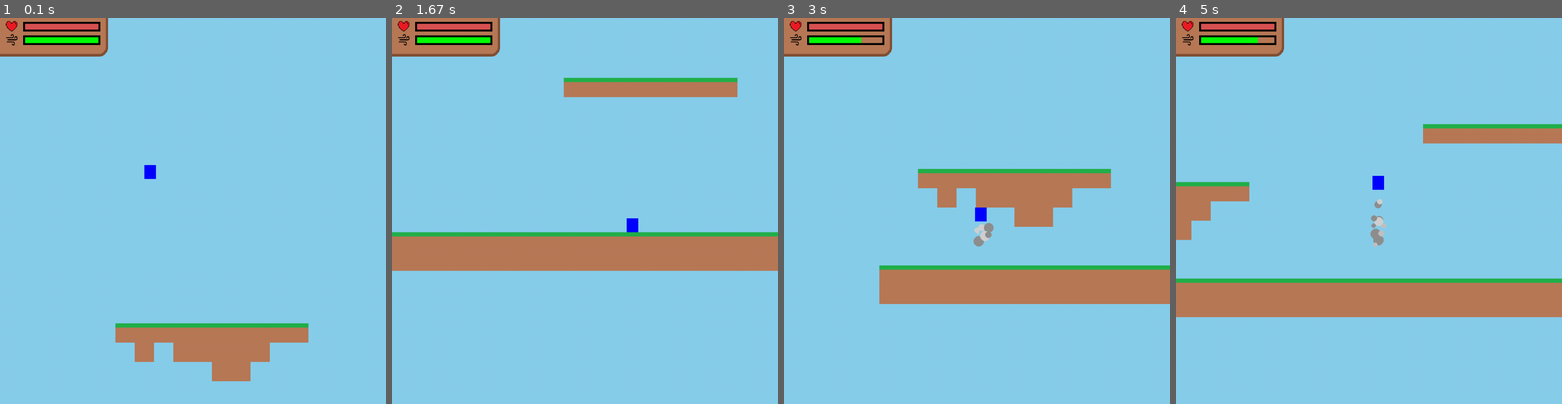
Above: before the commit, frames 1-4 (left to right).
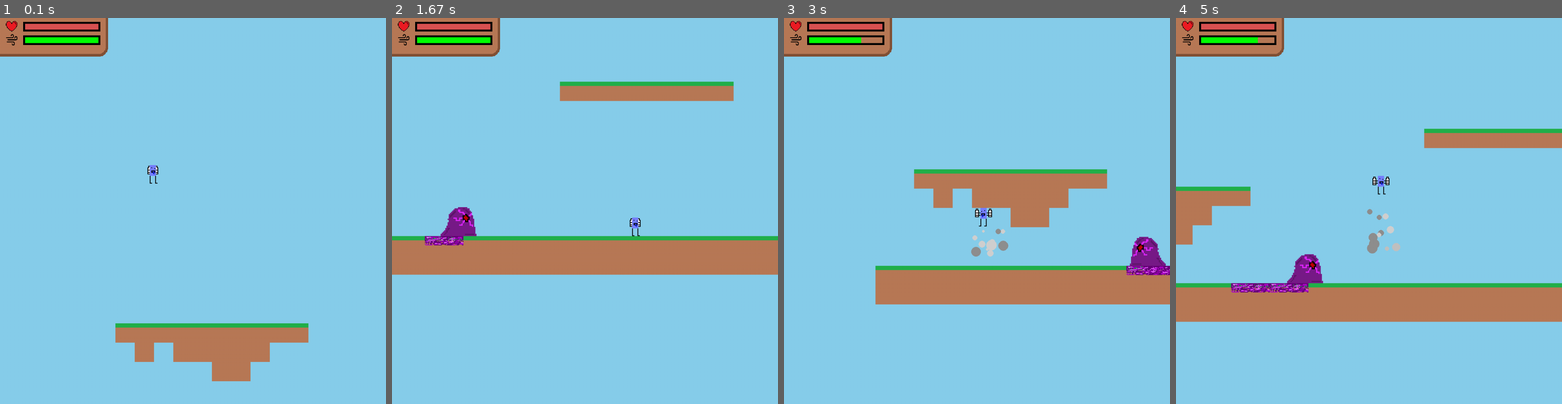
Above: after the commit, the same moments.

Repository: isaacchacko/take_flight
Game: pygame game, started from pygame_from_template.py
Two runs of this game, one before a commit and one after it. Both use one fixed random seed, a clock stepped at 60 frames per second and the inputs below.
Inputs:
- Up to frame 1 (0.1 s): no input
- Up to frame 2 (1.67 s): hold D 0.33-0.8 s; hold W 0.83-1.13 s; hold D 1.17-1.63 s
- Up to frame 3 (3 s): hold A 1.67-2.2 s; hold A 2.23-2.63 s; hold W from 2.67 s (still down)
- Up to frame 4 (5 s): release W at 3.03 s; hold D 3.07-3.7 s; hold A 3.73-4.2 s; hold D 4.23-4.7 s; hold W from 4.73 s (still down)

The runs differ from the first frame. In frame 1, 0.1% of the frame differs, in the area x 37-41%, y 38-43%; in frame 2, 5.6%; in frame 3, 2.4%; in frame 4, 7.1%, in the area x 0-100%, y 27-79%.

Commit message:
added slug, new player designs

Diff:
--- a/pygame_template.py
+++ b/pygame_template.py
@@ -1,12 +1,101 @@
 import pygame, os, sys, random
 
+class Slug_Juice():
+	def __init__(self, pos):
+		self.rect = pygame.Rect(pos[0], pos[1], 50, 24)
+		self.img = pygame.image.load('slugged_floor.png')
+		self.lifetime = 0
+
 class Enemy():
-	def __init__(self, rect, damage = None):
+	def __init__(self, rect, filename, img_size, speed, health, damage = None, vel = [0,0]):
 		self.rect = pygame.Rect(rect)
-		if damage != None:
-			self.dmg = damage
-		else:
-			self.dmg = 1
+		self.health = health
+		self.dmg = damage if damage != None else 1 # if player collides with the enemy, they take slight damage (1 dmg), intended for ranged targets
+		self.vel = [0,0]
+		self.abs_loc = 'air'
+		self.img = pygame.transform.scale(pygame.image.load(filename), (img_size))
+		self.orientation = 'R'
+		self.speed = speed
+		self.collided_floor = []
+	def physics(self, terrain_hitboxes):
+		self.collided_floor = []
+		# GRAVITY --------------------------------------
+		if self.abs_loc != 'ground':
+			self.vel[1] += 2
+
+		# COLLISION ----------------------------------
+		def find_collided_terrain(terrain_hitboxes): # function to return the specific terrain that the player collided with
+			collided_terrain = []
+			for terrain in terrain_hitboxes:
+				if self.rect.colliderect(terrain):
+					collided_terrain.append(terrain)
+			return collided_terrain
+
+		self.collisions = {'top':False, # reset the collisions
+						  'bottom':False,
+						  'left':False,
+						  'right':False,
+						  'elevator':False}
+
+		self.rect.x += self.vel[0] # move the player on the x-axis
+
+		collided_terrain = find_collided_terrain(terrain_hitboxes) # pull the collided terrain
+
+		for tile in collided_terrain:
+			if self.vel[0] > 0:
+				self.rect.right = tile.left
+				self.collisions['right'] = True
+			elif self.vel[0] < 0:
+				self.rect.left = tile.right
+				self.collisions['left'] = True
+
+		self.rect.y += self.vel[1] # move the player on the y-axis
+
+		collided_terrain = find_collided_terrain(terrain_hitboxes) # pull the collided terrain
+
+		for tile in collided_terrain:
+			if self.vel[1] > 0:
+				self.rect.bottom = tile.top
+				self.collisions['bottom'] = True
+				self.collided_floor.append(tile)
+				self.vel[1] = 0
+			elif self.vel[1] < 0:
+				self.rect.top = tile.bottom
+				self.collisions['top'] = True
+
+		if self.collisions['bottom']:
+			self.abs_loc = 'ground'
+		else:
+			self.abs_loc = 'air'
+
+		# ORIENTATION --------------------------------------------------
+		self.orientation = 'R' if self.vel[0] > 0 else 'L' if self.vel[0] < 0 else self.orientation
+
+	def orientatedImg(self):
+		if self.orientation == 'R':
+			return self.img
+		else:
+			return pygame.transform.flip(self.img, True, False)
+
+class Slug(Enemy):
+	def __init__(self, pos):
+		self.img_width, self.img_height = 31, 25
+		self.blit_width, self.blit_height = self.img_width * 3, self.img_height * 3
+		self.slugged_floors = []
+		super().__init__(health = 2, rect = (pos[0], pos[1], self.blit_width, self.blit_height), damage = 3, speed = 2, filename = 'slug.png', img_size = (31*3, 25*3))
+	def pathfind(self, player_rect, terrain_hitboxes):
+		slug_middle = int(self.rect.x + self.rect.width/2)
+		player_middle = int(player_rect.x + player_rect.width/2)
+		player_left = player_rect.left
+		player_right = player_rect.right
+		if player_right < slug_middle:
+			self.vel[0] = -self.speed
+		elif player_left > slug_middle:
+			self.vel[0] = self.speed
+		else:
+			self.vel[0] = 0
+		self.physics(terrain_hitboxes)
+
 class Particle():
 	def __init__(self, color, rect):
 		self.rect = pygame.Rect(rect)
@@ -14,6 +103,7 @@
 		self.color = color
 		self.lifetime = 0
 		self.vel = [0,1]
+		self.canDamage = True
 	def moveToAir(self, terrain_hitboxes):
 		# COLLISION ----------------------------------
 		def find_collided_terrain(terrain_hitboxes): # function to return the specific terrain that the player collided with
@@ -98,13 +188,16 @@
 
 class Player():
 	def __init__(self):
-		self.rect = pygame.Rect(175,-20,30,36)
+		self.rect = pygame.Rect(175,-20,22*2,24*2)
 		self.vel = [0,0]
 		self.abs_loc = 'air'
 		self.max = {'air': [[-20,20],[-10,30]], 'ground': [[-10,10],[-10,30]]}
-
+		self.orientation = 'R'
+
+		self.idle_img = pygame.transform.scale(pygame.image.load('player.png'), (22*2, 24*2))
 		self.boost = Action()
 		self.boost.glyph = pygame.transform.scale(pygame.image.load('wind_glyph.png'), (30,30))
+		self.boost.img = pygame.transform.scale(pygame.image.load('player_boost.png'), (22*2, 24*2))
 		self.boost.ing = False
 		self.boost.charge = 100
 		self.boost.charge_rate = 4
@@ -117,34 +210,27 @@
 		self.health.max = 10
 		self.health.now = 10
 		self.health.meter = Meter((60, 10), actual_meter_color = (217, 82, 82))
+
+	def orientatedImg(self, img):
+		if self.orientation == 'R':
+			return img
+		else:
+			return pygame.transform.flip(img, True, False)
 	def createBoostParticle(self, keys):
-		top = None
-		if 'w' in keys and len(keys) == 1:
-			top = self.rect.bottom
-			bottom = self.rect.bottom + 50
-			left = self.rect.left - 10
-			right = self.rect.right
-		if 'w' in keys and 'a' in keys and len(keys) == 2:
-			top = self.rect.bottom
-			bottom = self.rect.bottom + 50
-			left = self.rect.left - self.rect.width - 10
-			right = self.rect.left
-		if 'w' in keys and 'd' in keys and len(keys) == 2:
-			top = self.rect.bottom
-			bottom = self.rect.bottom + 50
-			left = self.rect.right - 10
-			right = self.rect.right + self.rect.width
+		top = self.rect.bottom
+		bottom = self.rect.bottom + 70
+		left = self.rect.left - 25
+		right = self.rect.right + 25
 		widthheight = random.randint(5,30)
 
-		if top != None:
-			self.boost.particles.append(Particle(random.choice(self.boost.particle_colors),
-					     						 (random.randint(left, right),
-												 random.randint(top, bottom),
-												 widthheight,
-												 widthheight)))
+		self.boost.particles.append(Particle(random.choice(self.boost.particle_colors),
+					     					(random.randint(left, right),
+											 random.randint(top, bottom),
+										     widthheight,
+											 widthheight)))
 
 	def physics(self, keys, terrain_hitboxes):
-		if self.boost.ing and len(self.boost.particles) < 40:
+		if self.boost.ing and len(self.boost.particles) < 80:
 			self.createBoostParticle(keys)
 		for particle in self.boost.particles:
 			particle.moveToAir(terrain_hitboxes)
@@ -230,6 +316,8 @@
 		else:
 			self.abs_loc = 'air'
 
+		# ORIENTATION --------------------------------------------------
+		self.orientation = 'R' if self.vel[0] > 0 else 'L' if self.vel[0] < 0 else self.orientation
 class Game():
 	def __init__(self, size = (1000,1000),
 					   title = 'Unnamed Platformer',
@@ -248,9 +336,12 @@
 		self.keys = []
 		self.true_scroll = [0,0]
 		self.scroll = [0,0]
+		self.enemies = []
+		self.enemies.append(Slug((random.randint(0,1000), 0)))
 	def mainloop(self):
-		print(f'Health Bar Width: ({self.player.health.meter.meter.width}) because {self.player.health.now} * 20 is {self.player.health.meter.meter.width}')
-
+		# print(f'Health Bar Width: ({self.player.health.meter.meter.width}) because {self.player.health.now} * 20 is {self.player.health.meter.meter.width}')
+		if len(self.enemies) == 0:
+			self.enemies.append(Slug((random.randint(0,1000), 0)))
 		for event in pygame.event.get(): # event loop
 			if event.type == pygame.QUIT:
 				pygame.quit()
@@ -284,6 +375,9 @@
 		pygame.time.delay(self.tick)
 
 	def blit(self):
+		def death_plain_check(y):
+			return True if y >= 1500 else False
+
 		# BG ---------------------------------------------------------
 		self.win.actual.blit(self.win.bg, (0,0))
 
@@ -304,19 +398,59 @@
 				x += 1 # increase x and y each row/column
 			y += 1
 
+		# ENEMIES -----------------------------------------------------
+		for enemy in self.enemies:
+			if enemy.health <= 0 or death_plain_check(enemy.rect.y):
+				self.enemies.remove(enemy)
+			else:
+				enemy.pathfind(self.player.rect, self.win.terrain_collision_rects)
+				self.win.actual.blit(enemy.orientatedImg(), (enemy.rect.x - self.scroll[0], enemy.rect.y - self.scroll[1]))
+
+			# SLUGGED FLOOR LOGIC
+			if type(enemy) == Slug:
+				# ADD NEW SLUGGED FLOOR BASED ON WHERE THE SLUG WALKED, DON'T ADD IF FLOOR ALREADY IN LIST
+				for tile in enemy.collided_floor:
+					already_a_slugged_floor_there = False
+					for slugged_floor in enemy.slugged_floors:
+						if tile.x == slugged_floor.rect.x:
+							already_a_slugged_floor_there = True
+					if not already_a_slugged_floor_there:
+						enemy.slugged_floors.append(Slug_Juice((tile.x, tile.y)))
+
+
+				for slugged_floor in enemy.slugged_floors:
+					# INCREASE SLUGGED FLOOR LIFETIME, KILL IF NECESSARY
+					slugged_floor.lifetime += 1
+					if slugged_floor.lifetime > 80:
+						print('dead')
+						print(len(enemy.slugged_floors))
+						enemy.slugged_floors.remove(slugged_floor)
+						print(len(enemy.slugged_floors))
+
+					# BLIT SLUGGED FLOORS
+					self.win.actual.blit(slugged_floor.img, (slugged_floor.rect.x - self.scroll[0], slugged_floor.rect.y - self.scroll[1]))
+
 		# PLAYER -------------------------------------------------------
 		self.player.physics(self.keys, self.win.terrain_collision_rects)
-		pygame.draw.rect(self.win.actual, # draw location
-						 (0,0,255), # color (blue)
-						 (self.player.rect.x - self.scroll[0], # rect, x
-						  self.player.rect.y - self.scroll[1], # y
-						  self.player.rect.width, # width
-						  self.player.rect.height)) # height
+		if self.player.boost.ing:
+			self.win.actual.blit(self.player.orientatedImg(self.player.boost.img), (self.player.rect.x - self.scroll[0], self.player.rect.y - self.scroll[1]))
+		else:
+			self.win.actual.blit(self.player.orientatedImg(self.player.idle_img), (self.player.rect.x - self.scroll[0], self.player.rect.y - self.scroll[1]))
+		# pygame.draw.rect(self.win.actual, # draw location
+		# 				 (0,0,255), # color (blue)
+		# 				 (self.player.rect.x - self.scroll[0], # rect, x
+		# 				  self.player.rect.y - self.scroll[1], # y
+		# 				  self.player.rect.width, # width
+		# 				  self.player.rect.height)) # height
 
 		# BOOST PARTICLES ----------------------------------------------
 		for particle in self.player.boost.particles:
 			pygame.draw.ellipse(self.win.actual, particle.color, (particle.rect.x - self.scroll[0], particle.rect.y - self.scroll[1], particle.rect.width, particle.rect.height))
-
+			if particle.canDamage:
+				for enemy in self.enemies:
+					if particle.rect.colliderect(enemy):
+						enemy.health -= 1
+						particle.canDamage = False
 		# STATUS BAR
 		self.win.actual.blit(self.status_bar.img, (0,0))
 
Binary file added: player.png
Binary file added: player_boost.png
Binary file added: slug.png
Binary file added: slugged_floor.png
